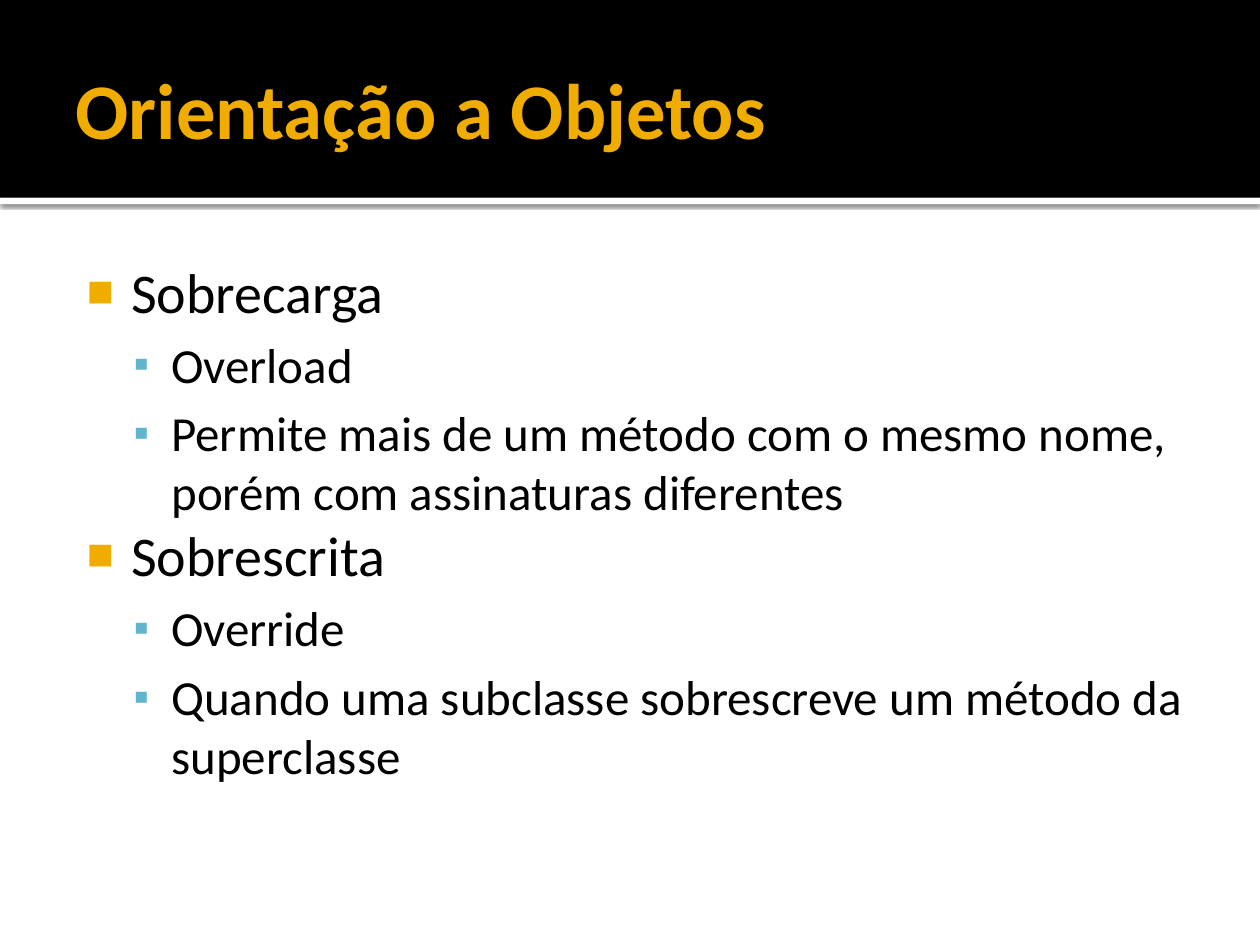
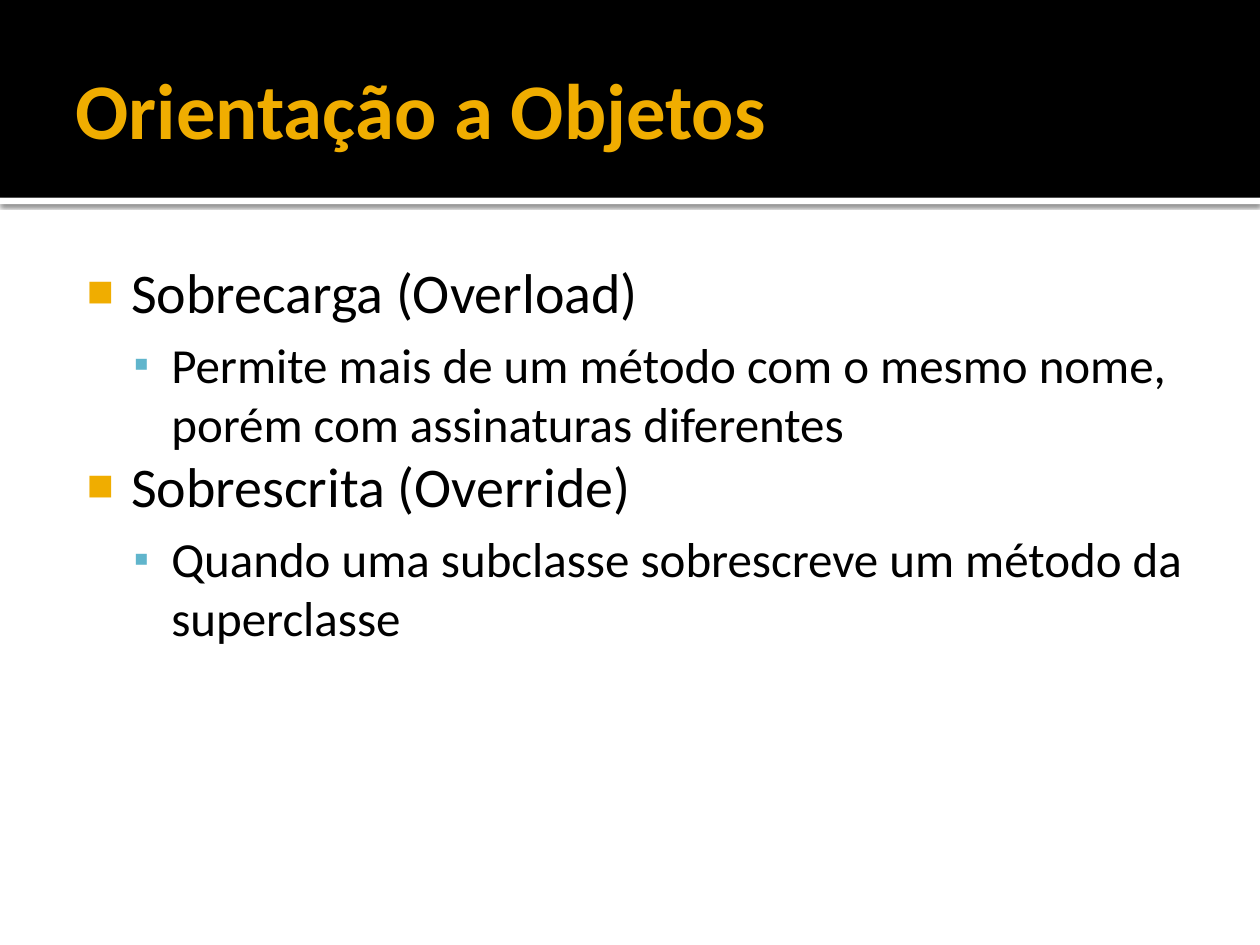
Before and after one commit to filosofisto/cpb-treinamento, a slide deck: slide 8 of Fundamentos/Fundamentos - Orientacao Objetos.pptx. Drawn at 1260x945 pixels with LibreOffice and Linux fonts; fonts in the diff are those of the drawing. Boxes give left, top, right and bottom in pixels: in the first picture for what was removed or moved away, otherwise in the second. Text is boxed around its words. In the diff, an @@ line names an element or a change of style, - is before the commit and + after.

```diff
--- a/Fundamentos/Fundamentos - Orientacao Objetos.pptx
+++ b/Fundamentos/Fundamentos - Orientacao Objetos.pptx
@@ text at (131,272,638,323): text changed @@
-■ Sobrecarga
-  ▪ Overload
+■ Sobrecarga (Overload)
@@ text at (131,466,631,515): text changed @@
-■ Sobrescrita
-  ▪ Override
+■ Sobrescrita (Override)
```
Also in this commit, not shown: 1 other slide changed, 4 slides added, 1 other file.
